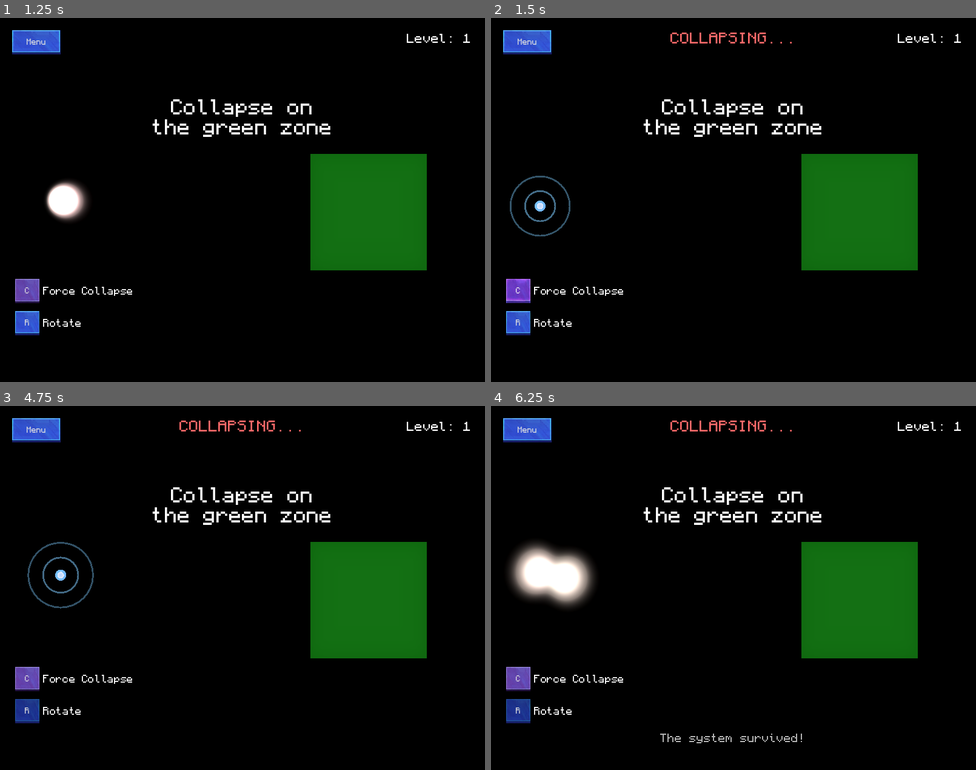
Above: before the commit, frames 1-4 (two rows, left to right).
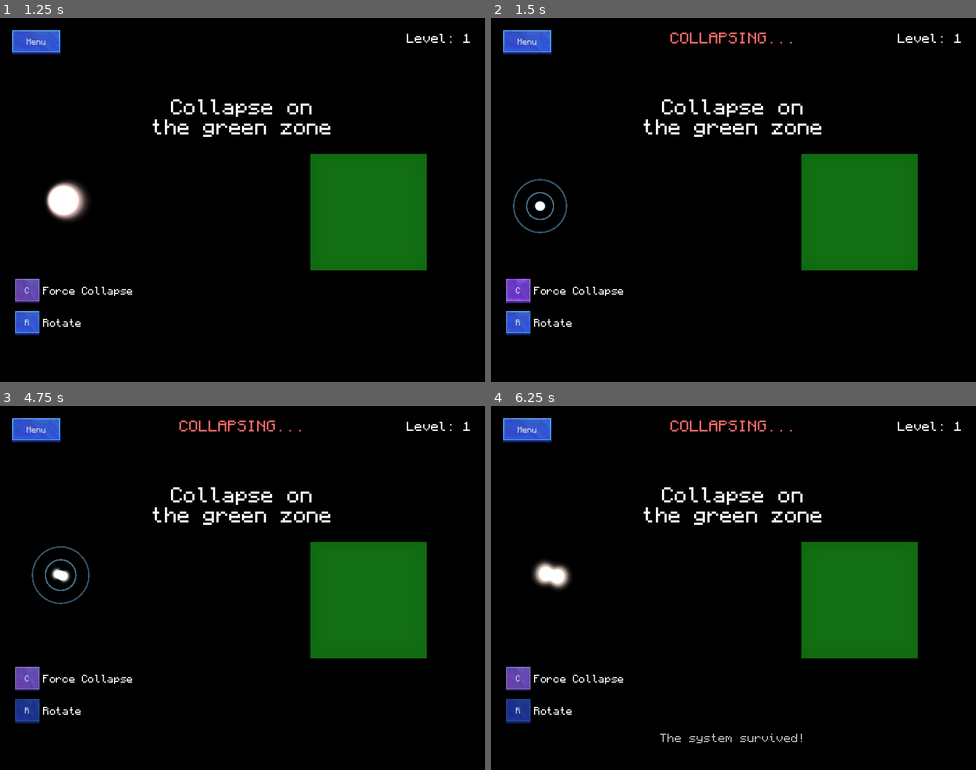
Above: after the commit, the same moments.

Repository: magnoint13/brinqo-2026
Game: Godot game, scene res://ui/MainMenu.tscn
The game is run twice, just before and just after one commit, with the same random seed, the same clock (stepped at 60 frames per second) and the same inputs. Video files are missing from this copy of the repository; at most half a second of black plays in their place. Sound files missing from this copy of the repository are replaced by a short silence.
Inputs:
- Up to frame 1 (1.25 s): click "Start" at 0.5 s
- Up to frame 2 (1.5 s): click "C" at 1.25 s
- Up to frame 3 (4.75 s): click "R" at 2 s; click "Menu" at 2.75 s; click "Restart Level" at 3.5 s; hold D from 4.28 s (still down); hold R from 4.28 s (still down); tap Space at 4.52 s
- Up to frame 4 (6.25 s): release D at 5.03 s; release R at 5.03 s; hold S 5.03-5.78 s; tap C at 5.1 s; tap Space at 5.27 s; tap Enter at 5.75 s; hold D from 5.78 s (still down); hold R from 5.78 s (still down)

Frame 1 is identical in both runs. In frame 2, 0.5% of the frame differs, in the area x 3-17%, y 43-60%; in frame 3, 0.7%; in frame 4, 2.3%, in the area x 3-22%, y 37-56%.

Commit message:
REHAUL DE MOVIMIENTO; FIXED COLLISION BUGGED

Diff:
--- a/scenes/particle.tscn
+++ b/scenes/particle.tscn
@@ -44,19 +44,22 @@
 
 [node name="CollisionShape2D" type="CollisionShape2D" parent="." unique_id=2141312755]
 shape = SubResource("CircleShape2D_jw3tu")
+debug_color = Color(0, 0.6, 0.69803923, 0)
 
-[node name="GlowLight" type="PointLight2D" parent="." unique_id=1095724612]
+[node name="VisualContainer" type="Node2D" parent="." unique_id=1100000001]
+
+[node name="GlowLight" type="PointLight2D" parent="VisualContainer" unique_id=1095724612]
 energy = 0.24
 texture = SubResource("GradientTexture2D_glow")
 texture_scale = 0.5
 
-[node name="TrailParticles" type="GPUParticles2D" parent="." unique_id=914957407]
+[node name="TrailParticles" type="GPUParticles2D" parent="VisualContainer" unique_id=914957407]
 texture = SubResource("GradientTexture2D_trail")
 lifetime = 0.3
 process_material = SubResource("ParticleProcessMaterial_trail")
 
 [node name="CollapsedTimer" type="Timer" parent="." unique_id=755585025]
-wait_time = 1.5
+wait_time = 1.2
 one_shot = true
 
 [connection signal="timeout" from="CollapsedTimer" to="." method="_on_collapsed_timer_timeout"]
--- a/scripts/main.gd
+++ b/scripts/main.gd
@@ -264,7 +264,7 @@
 
 	var tween = create_tween()
 	tween.tween_method(particle.set_fade, particle.fade_alpha, 0.0, 0.3)
-	tween.parallel().tween_property(particle, "scale", Vector2(0.3, 0.3), 0.3)
+	tween.parallel().tween_property(particle.visual_container, "scale", Vector2(0.3, 0.3), 0.3)
 
 	# Mark for cleanup after animation
 	tween.tween_callback(particle.queue_free)
--- a/scripts/particle.gd
+++ b/scripts/particle.gd
@@ -1,8 +1,9 @@
 extends CharacterBody2D
 class_name Particle
 
-@onready var glow_light = $GlowLight
-@onready var trail_particles = $TrailParticles
+@onready var visual_container = $VisualContainer
+@onready var glow_light = $VisualContainer/GlowLight
+@onready var trail_particles = $VisualContainer/TrailParticles
 @onready var collision_shape = $CollisionShape2D
 @onready var collapsed_timer = $CollapsedTimer
 
@@ -21,6 +22,7 @@
 @export var WAVE_DIRECTION_FACTOR: float = 25.0
 @export var WAVE_SIZE: float = 200
 var collapsed_state: bool = false
+var is_transitioning: bool = false
 var wave_rect: MeshInstance2D
 var rng: RandomNumberGenerator
 
@@ -29,6 +31,7 @@
 	is_survived = not is_new
 	fade_alpha = 0.0 if is_new else 1.0
 	collapsed_state = false
+	is_transitioning = false
 	velocity = Vector2.ZERO
 	if trail_particles:
 		trail_particles.emitting = true
@@ -48,14 +51,30 @@
 	wave_rect.material = mat
 	wave_rect.material.set_shader_parameter("time_offset", rng.randf_range(0, 5))
 	wave_rect.material.set_shader_parameter("color_tint", Color(1.0, 1.0, 1.0))
-	add_child(wave_rect)
+	visual_container.add_child(wave_rect)
 
 	move_and_slide()
 	setup()
 
 
 func _draw():
-	if collapsed_state:
+	if is_transitioning:
+		#### Transitioning - show both visuals ####
+		wave_rect.visible = true
+		glow_light.visible = true
+		trail_particles.visible = true
+
+		var color = base_color
+		color.a = fade_alpha
+
+		# Main body
+		draw_circle(Vector2.ZERO, RADIUS, color)
+
+		# Inner highlight
+		var highlight_color = Color.WHITE
+		highlight_color.a = fade_alpha
+		draw_circle(Vector2.ZERO * 0.6, RADIUS * 0.6, highlight_color)
+	elif collapsed_state:
 		#### Draw as particle ####
 		wave_rect.visible = false
 		glow_light.visible = true
@@ -141,32 +160,48 @@
 
 func to_wave_animated():
 	# Animate from particle to wave state
-	if collapsed_state:
-		collapsed_state = false
+	if collapsed_state and not is_transitioning:
 		collapsed_timer.stop()
-		scale = Vector2(0.2, 0.2)
+		is_transitioning = true
+		queue_redraw()
+
+		# Start with small scale and animate both wave and particle visuals
+		visual_container.scale = Vector2(0.2, 0.2)
+		wave_rect.scale = Vector2(0.2, 0.2)
+
 		var tween = get_tree().create_tween()
-		tween.tween_property(self, "scale", Vector2(1.0, 1.0), 0.2)
-		queue_redraw()
+		tween.tween_property(visual_container, "scale", Vector2(1.0, 1.0), 0.2)
+		tween.parallel().tween_property(wave_rect, "scale", Vector2(1.0, 1.0), 0.2)
+
+		tween.tween_callback(func():
+			is_transitioning = false
+			collapsed_state = false
+			queue_redraw()
+		)
 
 func to_particle_animated():
 	# Animate from wave to particle state
-	if not collapsed_state:
+	if not collapsed_state and not is_transitioning:
+		# Set state immediately - position evaluated now, movement blocked
+		collapsed_state = true
+		is_transitioning = true
+		queue_redraw()
+
+		set_fade(1.0)
+		visual_container.scale = Vector2(0.2, 0.2)
+		wave_rect.scale = Vector2(1.0, 1.0)
+
+		# Animate wave shrinking while particle grows
 		var tween = get_tree().create_tween()
-
-		set_fade(1.0)
-		scale = Vector2(1.0, 1.0)
-
-		# Scale pulse
-		var scale_tween = create_tween()
-		scale_tween.tween_property(self, "scale", Vector2(1.2, 1.2), 0.3)
-		scale_tween.tween_property(self, "scale", Vector2(1.0, 1.0), 0.3)
-		#tween.tween_property(self, "scale", Vector2(0.2, 0.2), 0.2)
+		tween.tween_property(wave_rect, "scale", Vector2(0.2, 0.2), 0.1)
+		tween.parallel().tween_property(visual_container, "scale", Vector2(1.2, 1.2), 0.1)
+
+		tween.tween_property(visual_container, "scale", Vector2(1.0, 1.0), 0.3)
+
 		tween.tween_callback(func():
-			collapsed_state = true
-			scale = Vector2(1.0, 1.0)
+			is_transitioning = false
+			queue_redraw()
 			collapsed_timer.start()
-			queue_redraw()
 		)
 
 		# Spawn ripple effect at particle's position
--- a/scripts/particles_container.gd
+++ b/scripts/particles_container.gd
@@ -119,8 +119,12 @@
 	var new_player_index = randi_range(0, particles.size() - 1)
 
 	for i in range(particles.size()):
-		if i == new_player_index: continue
-		particles[i].is_entangled = false
+		if i == new_player_index:
+			# Ensure survivor is in wave state so they can be controlled immediately
+			particles[i].to_wave_animated()
+			particles[i].is_entangled = true
+		else:
+			particles[i].is_entangled = false
 
 
 func collapse_all():
Not shown: 1 places in scenes/particle.tscn that only renumber resources
